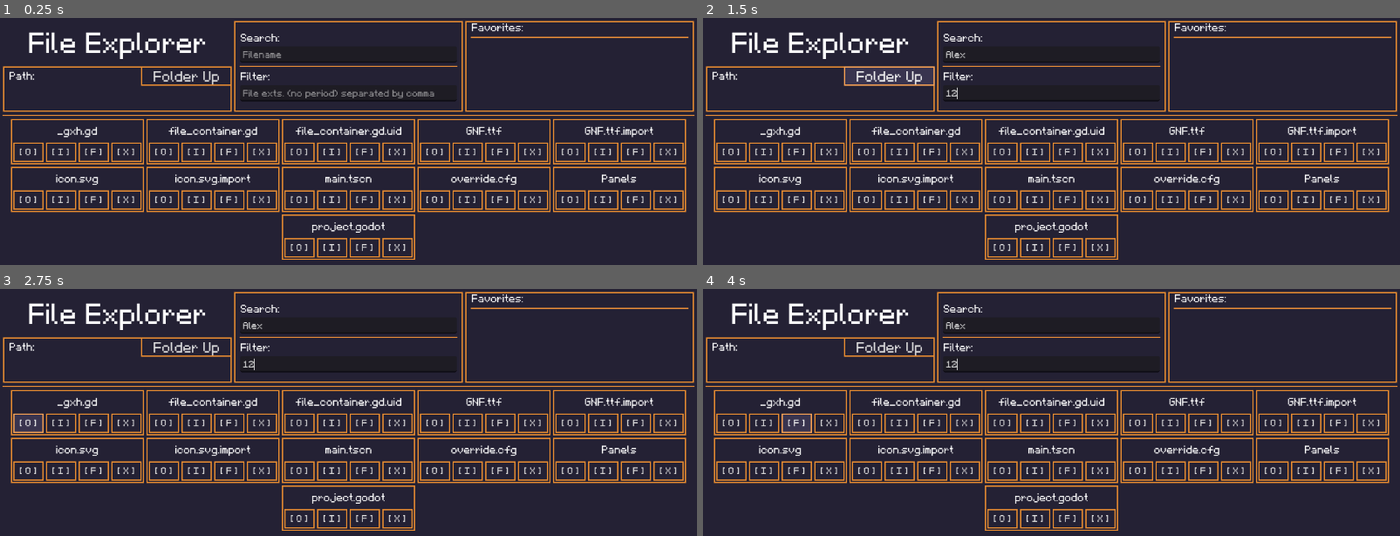
Above: before the commit, frames 1-4 (two rows, left to right).
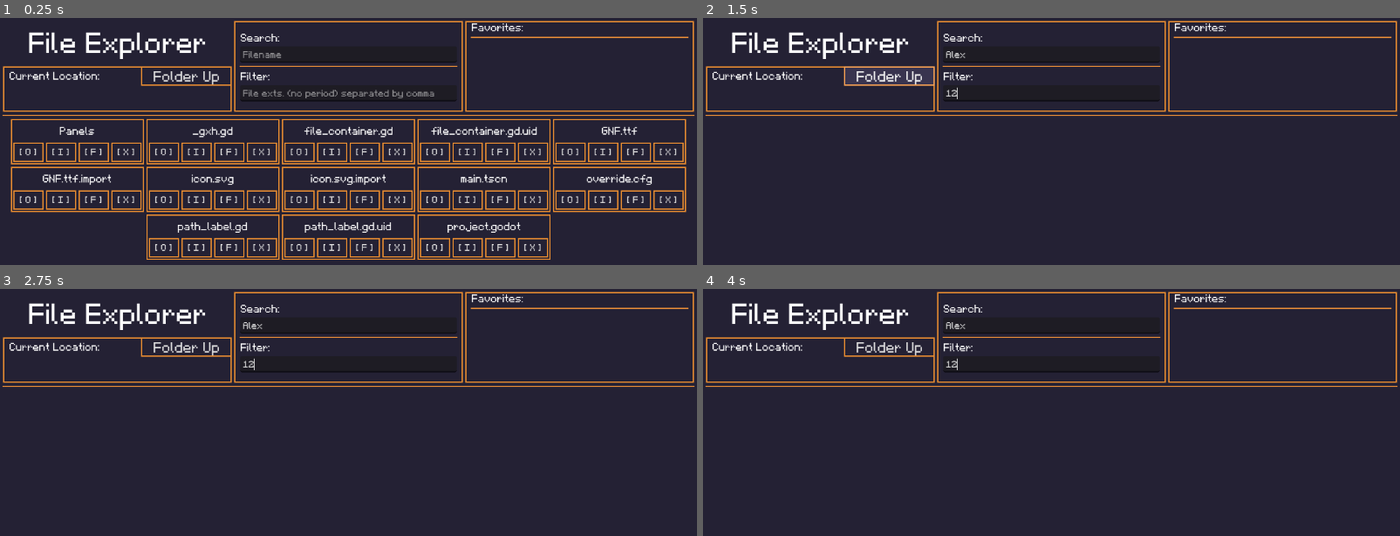
Above: after the commit, the same moments.

Repository: FroglightInteractive/fun_file_explorer
Game: Godot game, scene res://main.tscn
Same seed, same stepped clock (60 frames per second), same inputs: the game is played once before the commit and once after it.
Inputs (mouse positions are in pixels of both pictures, inside the frame that each line leads up to):
- Up to frame 1 (0.25 s): no input
- Up to frame 2 (1.5 s): click (1051, 55) at 0.52 s; type "Alex" at 0.6 s; click (1051, 92) at 0.75 s; type "12" at 0.83 s; click "Folder Up" at 1.25 s
- Up to frame 3 (2.75 s): click (27, 422) at 2 s, where only the run before the commit has a clickable "[ O ]"
- Up to frame 4 (4 s): click (765, 422) at 2.75 s, where only the run before the commit has a clickable "[ I ]"; click (793, 422) at 3.5 s, where only the run before the commit has a clickable "[ F ]"

The runs differ from the first frame. In frame 1, 4.4% of the frame differs, in the area x 1-94%, y 21-98%; in frame 2, 11%; in frame 3, 11%; in frame 4, 11%, in the area x 1-99%, y 21-98%.

Commit message:
Added filtering by file ext (fuzzy)

Diff:
--- a/file_container.gd
+++ b/file_container.gd
@@ -3,6 +3,8 @@
 @onready var path_label: Label = $"../../HBoxContainer/VBoxContainer/PathPanel/VBoxContainer/PathLabel"
 
 var current_path: String
+var search_term: String = ""
+var filter_term: String = ""
 
 
 func _ready() -> void:
@@ -14,47 +16,88 @@
 	new_path = new_path.replace("//", "/")
 	current_path = new_path
 	path_label.text = new_path
+	path_label.tooltip_text = new_path
 
 
-func load_files(path: String) -> void:
+func load_files(path: String, search: String = "") -> void:
 	for child in get_children():
 		child.queue_free()
 
-	var dir = DirAccess.open(path)
-	if dir:
-		dir.list_dir_begin()
-		var files: Array[String] = []
-		var filename = dir.get_next()
-		while filename != "":
-			if filename != "." and filename != "..":
-				files.append(filename)
-			filename = dir.get_next()
-		dir.list_dir_end()
+	var dir := DirAccess.open(path)
+	if not dir:
+		print("No directory found: ", path)
+		return
 
-		# sort files alphabetically
-		files.sort_custom(func(a, b): return a.to_lower() < b.to_lower())
+	dir.list_dir_begin()
+	var files: Array[String] = []
+	var filename := dir.get_next()
+	while filename != "":
+		if filename != "." and filename != "..":
+			files.append(filename)
+		filename = dir.get_next()
+	dir.list_dir_end()
 
-		# make folders appear before files
-		var sorted_files: Array[String] = []
-		for f in files:
-			if DirAccess.dir_exists_absolute(path + "/" + f):
-				sorted_files.append(f)
-		for f in files:
-			if not DirAccess.dir_exists_absolute(path + "/" + f):
-				sorted_files.append(f)
+	# Sort alphabetically
+	files.sort_custom(func(a, b): return a.to_lower() < b.to_lower())
 
-		# create file panel for each file
-		for file in sorted_files:
-			var file_button = preload("res://Panels/FilePanel/file_panel.tscn").instantiate()
-			add_child(file_button)
-			file_button.set_filename(file)
-			file_button.favorite_pressed.connect(_on_file_favorite_pressed.bind(file))
-			if DirAccess.dir_exists_absolute(path + "/" + file):
-				file_button.open_pressed.connect(_on_folder_opened.bind(file))
-			else:
-				file_button.open_pressed.connect(_on_file_opened.bind(file))
-	else:
-		print("no directory found")
+	# Separate folders and files
+	var folders: Array[String] = []
+	var regular_files: Array[String] = []
+	for f in files:
+		var abs_f = path.path_join(f)
+		if DirAccess.dir_exists_absolute(abs_f):
+			folders.append(f)
+		else:
+			regular_files.append(f)
+
+	var sorted_files = folders + regular_files
+
+	# apply fuzzy search
+	if search != "":
+		sorted_files = sorted_files.filter(func(f): return fuzzy_match(f, search))
+
+	# apply file extension filters
+	if filter_term != "":
+		var filters: Array[String] = []
+		for f in filter_term.split(",", false):
+			var clean = f.strip_edges().to_lower()
+			if clean.begins_with("."):
+				clean = clean.substr(1)  # remove leading dot if user types ".png"
+			if clean != "":
+				filters.append(clean)
+
+		sorted_files = sorted_files.filter(func(f):
+			var abs_f = path.path_join(f)
+
+			# Always keep folders visible
+			if DirAccess.dir_exists_absolute(abs_f):
+				return false
+
+			# Get extension (may be empty string if file has no extension)
+			var ext = f.get_extension().to_lower()
+			if ext == "":
+				return false  # files with no extension won't match
+
+			# Exact or fuzzy match for any listed filter
+			for flt in filters:
+				if ext == flt or fuzzy_match(ext, flt):
+					return true
+
+			return false
+		)
+
+	# create file panels
+	for file in sorted_files:
+		var file_button = preload("res://Panels/FilePanel/file_panel.tscn").instantiate()
+		add_child(file_button)
+		file_button.set_filename(file)
+		file_button.favorite_pressed.connect(_on_file_favorite_pressed.bind(file))
+
+		var abs_path = path.path_join(file)
+		if DirAccess.dir_exists_absolute(abs_path):
+			file_button.open_pressed.connect(_on_folder_opened.bind(file))
+		else:
+			file_button.open_pressed.connect(_on_file_opened.bind(file))
 
 
 func _on_file_opened(filename: String) -> void:
@@ -65,14 +108,37 @@
 func _on_folder_opened(foldername: String) -> void:
 	var abs_path = current_path + "/" + foldername
 	set_current_path(abs_path)
-	load_files(current_path)
+	load_files(current_path, search_term)
 
 
 func _on_folder_up_pressed() -> void:
 	var new_path = current_path.get_base_dir()
 	set_current_path(new_path)
-	load_files(current_path)
+	load_files(current_path, search_term)
 
 
 func _on_file_favorite_pressed(filename: String) -> void:
 	print("favorite: " + filename)
+
+
+func _on_search_line_text_changed(new_text: String) -> void:
+	search_term = new_text.strip_edges()
+	load_files(current_path, search_term)
+
+
+func fuzzy_match(filename: String, pattern: String) -> bool:
+	filename = filename.to_lower()
+	pattern = pattern.to_lower()
+
+	var i = 0
+	for character in filename:
+		if pattern[i] == character:
+			i += 1
+			if i >= pattern.length():
+				return true
+	return false
+
+
+func _on_filter_line_text_changed(new_text: String) -> void:
+	filter_term = new_text.strip_edges()
+	load_files(current_path, search_term)
--- a/main.tscn
+++ b/main.tscn
@@ -1,7 +1,9 @@
-[gd_scene load_steps=14 format=3 uid="uid://cqphsrsy1guta"]
+[gd_scene load_steps=16 format=3 uid="uid://cqphsrsy1guta"]
 
 [ext_resource type="FontFile" uid="uid://brrvdl85srjkn" path="res://GNF.ttf" id="1_ig7tw"]
 [ext_resource type="Script" uid="uid://cwgmsuxdcwkw4" path="res://file_container.gd" id="2_0xm2m"]
+[ext_resource type="Script" uid="uid://bdhx7fac6lone" path="res://path_label.gd" id="2_1bvp3"]
+[ext_resource type="Script" uid="uid://clsgrvyxbvsnm" path="res://Panels/FilePanel/file_panel_button.gd" id="2_h2yge"]
 
 [sub_resource type="LabelSettings" id="LabelSettings_1bvp3"]
 font = ExtResource("1_ig7tw")
@@ -126,18 +128,21 @@
 [node name="Label" type="Label" parent="MarginContainer/VBoxContainer/HBoxContainer/VBoxContainer/PathPanel/VBoxContainer"]
 layout_mode = 2
 theme_override_styles/normal = SubResource("StyleBoxEmpty_ig7tw")
-text = "Path:"
+text = "Current Location:"
 label_settings = SubResource("LabelSettings_0xm2m")
 
 [node name="PathLabel" type="Label" parent="MarginContainer/VBoxContainer/HBoxContainer/VBoxContainer/PathPanel/VBoxContainer"]
-layout_mode = 2
-size_flags_vertical = 3
+custom_minimum_size = Vector2(100, 10)
+layout_mode = 2
+size_flags_vertical = 3
+mouse_filter = 1
 theme_override_styles/normal = SubResource("StyleBoxEmpty_ig7tw")
 text = "/home/alexander/Desktop"
 label_settings = SubResource("LabelSettings_h2yge")
 vertical_alignment = 1
 autowrap_mode = 3
 text_overrun_behavior = 3
+script = ExtResource("2_1bvp3")
 
 [node name="FolderUp" type="Button" parent="MarginContainer/VBoxContainer/HBoxContainer/VBoxContainer/PathPanel"]
 custom_minimum_size = Vector2(150, 0)
@@ -149,7 +154,7 @@
 offset_bottom = 23.0
 grow_horizontal = 0
 size_flags_horizontal = 3
-tooltip_text = "Open File"
+tooltip_text = "Go up a folder"
 focus_mode = 0
 theme_override_fonts/font = ExtResource("1_ig7tw")
 theme_override_font_sizes/font_size = 24
@@ -158,6 +163,7 @@
 theme_override_styles/hover = SubResource("StyleBoxFlat_1bvp3")
 theme_override_styles/focus = SubResource("StyleBoxFlat_0xm2m")
 text = "Folder Up"
+script = ExtResource("2_h2yge")
 
 [node name="Search&FilterPanel" type="Panel" parent="MarginContainer/VBoxContainer/HBoxContainer"]
 custom_minimum_size = Vector2(0, 150)
@@ -260,3 +266,5 @@
 script = ExtResource("2_0xm2m")
 
 [connection signal="pressed" from="MarginContainer/VBoxContainer/HBoxContainer/VBoxContainer/PathPanel/FolderUp" to="MarginContainer/VBoxContainer/ScrollContainer/FileContainer" method="_on_folder_up_pressed"]
+[connection signal="text_changed" from="MarginContainer/VBoxContainer/HBoxContainer/Search&FilterPanel/MarginContainer/VBoxContainer/SearchLine" to="MarginContainer/VBoxContainer/ScrollContainer/FileContainer" method="_on_search_line_text_changed"]
+[connection signal="text_changed" from="MarginContainer/VBoxContainer/HBoxContainer/Search&FilterPanel/MarginContainer/VBoxContainer/FilterLine" to="MarginContainer/VBoxContainer/ScrollContainer/FileContainer" method="_on_filter_line_text_changed"]
--- /dev/null
+++ b/path_label.gd
@@ -0,0 +1,7 @@
+extends Label
+
+
+func _make_custom_tooltip(for_text: String) -> Object:
+	var tooltip = preload("res://Panels/custom_tooltip.tscn").instantiate()
+	tooltip.get_node("MarginContainer/Label").text = for_text
+	return tooltip
Not shown, added: path_label.gd.uid
